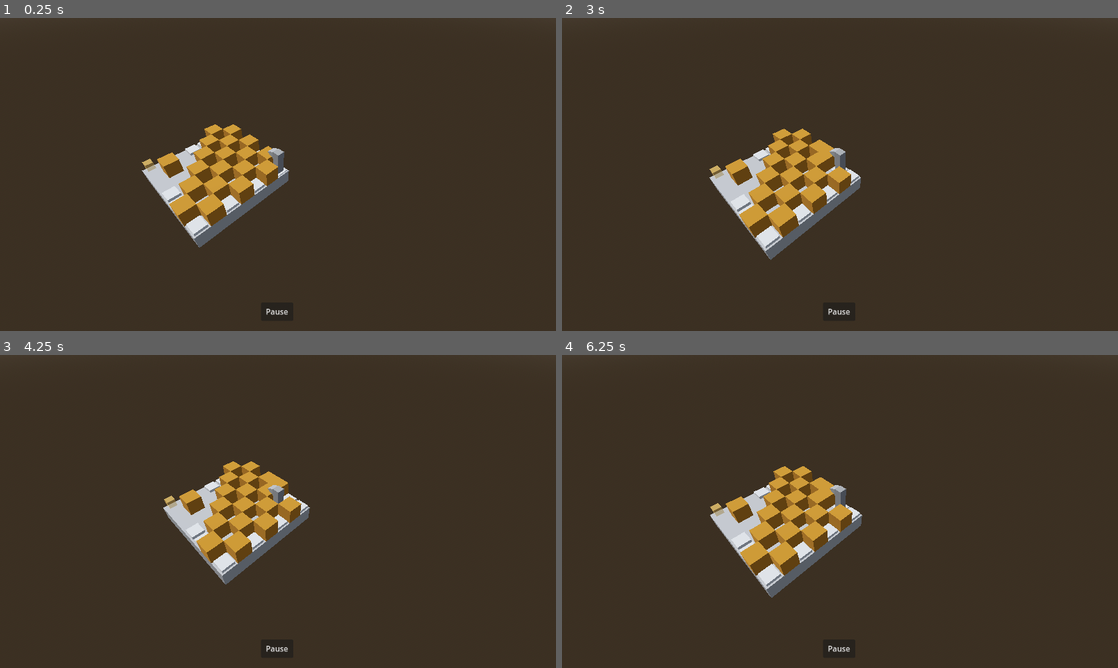
Above: before the commit, frames 1-4 (two rows, left to right).
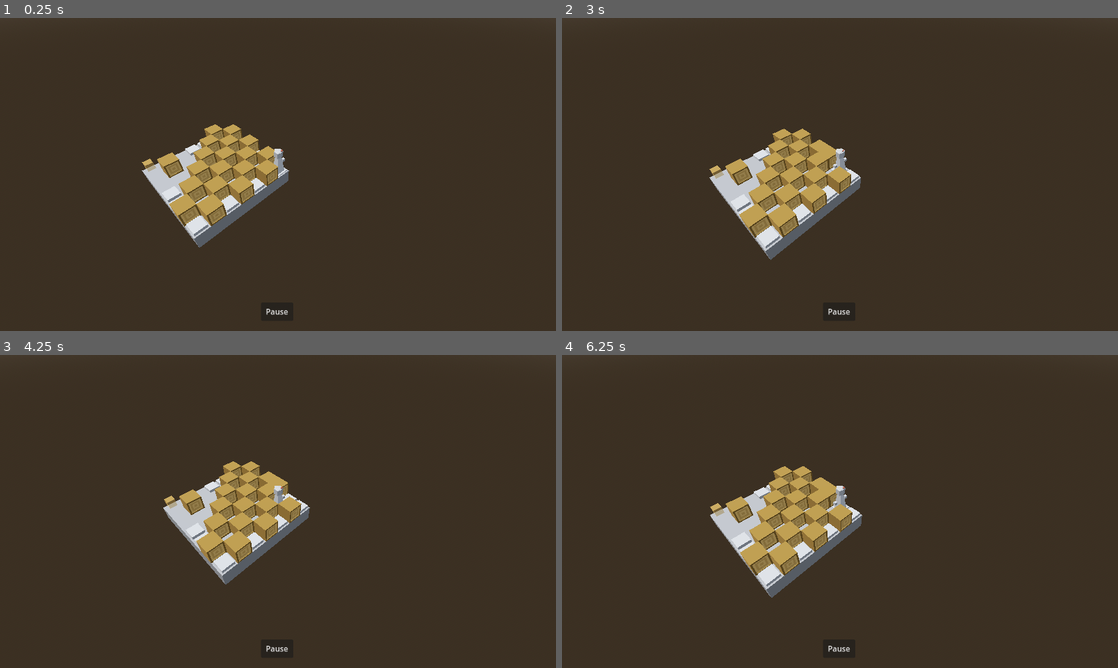
Above: after the commit, the same moments.

Repository: Jnight1104/Iso-Journey
Game: Godot game, scene res://Scenes/Level_2.tscn
The game is run twice, just before and just after one commit, with the same random seed, the same clock (stepped at 60 frames per second) and the same inputs. The project has no main scene, so this scene is started directly.
Inputs (mouse positions are in pixels of both pictures, inside the frame that each line leads up to):
- Up to frame 1 (0.25 s): no input
- Up to frame 2 (3 s): tap Enter at 0.5 s; move the mouse to (812, 237) at 0.52 s; hold Up (ui_up) 0.53-1.25 s; click "Pause" at 1.25 s; click "Resume" at 2 s; tap Space at 2.75 s; move the mouse to (1006, 221) at 2.77 s; hold Up (ui_up) from 2.78 s (still down)
- Up to frame 3 (4.25 s): tap Enter at 3.5 s; move the mouse to (111, 464) at 3.52 s; release Up (ui_up) at 3.53 s; hold Left (ui_left) from 3.53 s (still down)
- Up to frame 4 (6.25 s): move the mouse to (867, 511) at 4.27 s; tap Space at 5 s; move the mouse to (756, 433) at 5.02 s; release Left (ui_left) at 5.03 s; hold Down (ui_down) 5.03-5.78 s; tap Enter at 5.75 s; move the mouse to (962, 495) at 5.77 s; hold Right (ui_right) from 5.78 s (still down)

The runs differ from the first frame. In frame 1, 3.0% of the frame differs, in the area x 28-52%, y 34-66%; in frame 2, 3.2%; in frame 3, 2.8%; in frame 4, 3.3%, in the area x 29-53%, y 35-70%.

Commit message:
Implemented more game art

Diff:
--- a/Scenes/Box.tscn
+++ b/Scenes/Box.tscn
@@ -1,9 +1,7 @@
 [gd_scene load_steps=4 format=3 uid="uid://c2crxba3owhbe"]
 
 [ext_resource type="Script" path="res://Scripts/box.gd" id="1_lxlui"]
-
-[sub_resource type="StandardMaterial3D" id="StandardMaterial3D_nw4kh"]
-albedo_color = Color(0.618093, 0.408602, 0.0969769, 1)
+[ext_resource type="PackedScene" uid="uid://bpufyxgjjntgp" path="res://Assets/Log.fbx" id="2_0bsrt"]
 
 [sub_resource type="BoxShape3D" id="BoxShape3D_6ar7v"]
 
@@ -11,8 +9,8 @@
 gravity_scale = 0.0
 script = ExtResource("1_lxlui")
 
-[node name="CSGBox3D" type="CSGBox3D" parent="."]
-material = SubResource("StandardMaterial3D_nw4kh")
+[node name="Log" parent="." instance=ExtResource("2_0bsrt")]
+transform = Transform3D(0.5, 0, 0, 0, 0.5, 0, 0, 0, 0.5, 0, 0, 0)
 
 [node name="CollisionShape3D" type="CollisionShape3D" parent="."]
 shape = SubResource("BoxShape3D_6ar7v")
--- a/Scenes/Player.tscn
+++ b/Scenes/Player.tscn
@@ -1,31 +1,21 @@
 [gd_scene load_steps=5 format=3 uid="uid://pkgm4m42dt3k"]
 
 [ext_resource type="Script" path="res://Scripts/player.gd" id="1_k047h"]
-
-[sub_resource type="StandardMaterial3D" id="StandardMaterial3D_lp12k"]
-albedo_color = Color(0.47788, 0.47788, 0.47788, 1)
+[ext_resource type="PackedScene" uid="uid://1agqoph3ycje" path="res://Assets/Character.fbx" id="2_dqg7r"]
+[ext_resource type="PackedScene" uid="uid://c7bt5y8e800vq" path="res://Assets/Player_hand.fbx" id="3_6lipe"]
 
 [sub_resource type="BoxShape3D" id="BoxShape3D_mwaot"]
 size = Vector3(0.5, 1.6, 0.5)
 
-[sub_resource type="PrismMesh" id="PrismMesh_vg2hi"]
-size = Vector3(0.5, 0.5, 0.5)
-
 [node name="CharacterBody3D" type="CharacterBody3D" groups=["Player"]]
 script = ExtResource("1_k047h")
 
-[node name="CSGBox3D" type="CSGBox3D" parent="."]
-transform = Transform3D(1, 0, 0, 0, 1, 0, 0, 0, 1, 0, 0.8, 0)
-size = Vector3(0.5, 1.6, 0.5)
-material = SubResource("StandardMaterial3D_lp12k")
+[node name="Character" parent="." instance=ExtResource("2_dqg7r")]
+transform = Transform3D(0.5, 0, 0, 0, 0.5, 0, 0, 0, 0.5, 0, 0.849794, 0)
 
 [node name="CollisionShape3D" type="CollisionShape3D" parent="."]
 transform = Transform3D(1, 0, 0, 0, 1, 0, 0, 0, 1, 0, 0.8, 0)
 shape = SubResource("BoxShape3D_mwaot")
-
-[node name="MeshInstance3D" type="MeshInstance3D" parent="."]
-transform = Transform3D(-4.37114e-08, 1, 0, -1, -4.37114e-08, 0, 0, 0, 1, 0.5, 1.348, 0)
-mesh = SubResource("PrismMesh_vg2hi")
 
 [node name="Move_delay_timer" type="Timer" parent="."]
 one_shot = true
@@ -50,4 +40,10 @@
 target_position = Vector3(0, 0, -1)
 collide_with_areas = true
 
+[node name="Left_hand" parent="." instance=ExtResource("3_6lipe")]
+transform = Transform3D(0.5, 0, 0, 0, 0.5, 0, 0, 0, 0.5, 0, 0.7, -0.45)
+
+[node name="Right_hand" parent="." instance=ExtResource("3_6lipe")]
+transform = Transform3D(0.5, 0, 0, 0, 0.5, 0, 0, 0, 0.5, 0, 0.7, 0.45)
+
 [connection signal="timeout" from="Move_delay_timer" to="." method="_move_delay_done"]
--- a/Scenes/Win_collectible.tscn
+++ b/Scenes/Win_collectible.tscn
@@ -1,6 +1,7 @@
-[gd_scene load_steps=4 format=3 uid="uid://cfyksnkf74v44"]
+[gd_scene load_steps=5 format=3 uid="uid://cfyksnkf74v44"]
 
 [ext_resource type="Script" path="res://Scripts/win_collectible.gd" id="1_c8y4d"]
+[ext_resource type="PackedScene" uid="uid://chk7e2okg85ip" path="res://Assets/Collectible.fbx" id="2_t01ly"]
 
 [sub_resource type="BoxShape3D" id="BoxShape3D_fno27"]
 size = Vector3(0.6, 0.6, 0.6)
@@ -21,4 +22,8 @@
 size = Vector3(0.5, 0.5, 0.5)
 material = SubResource("StandardMaterial3D_bj0ta")
 
+[node name="Collectible" parent="." instance=ExtResource("2_t01ly")]
+transform = Transform3D(0.15, 0, 0, 0, 0.15, 0, 0, 0, 0.15, 0, 0, 0)
+visible = false
+
 [connection signal="body_entered" from="." to="." method="_collected"]
Binary file added: Assets/Character.fbx
Not shown, added: Assets/Character.fbx.import
Binary file added: Assets/Collectible.fbx
Not shown, added: Assets/Collectible.fbx.import
Binary file added: Assets/JuliusSansOne-Regular.ttf
Not shown, added: Assets/JuliusSansOne-Regular.ttf.import
Binary file added: Assets/Log.fbx
Not shown, added: Assets/Log.fbx.import
Binary file added: Assets/Player_hand.fbx
Not shown, added: Assets/Player_hand.fbx.import
